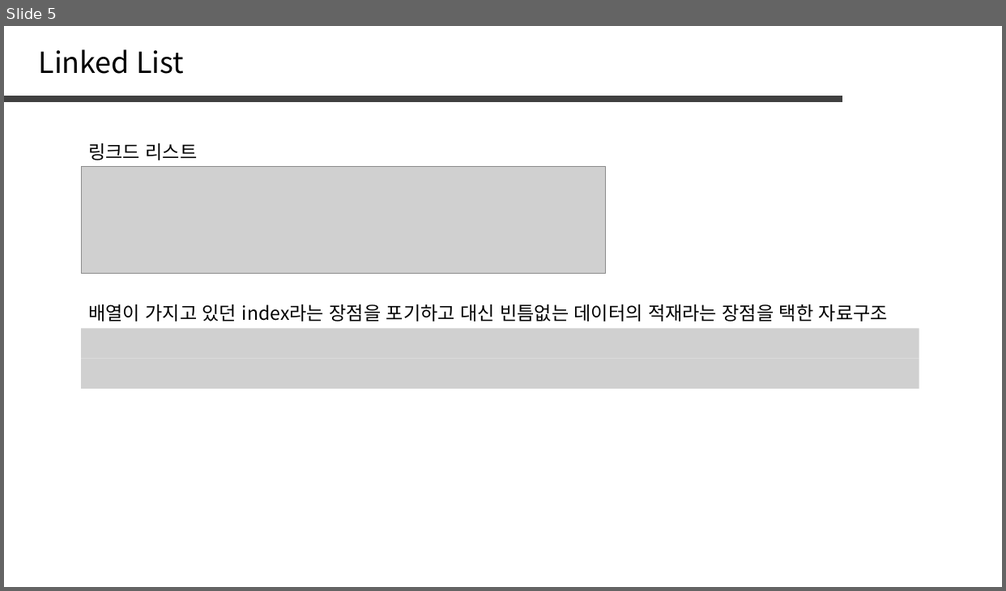
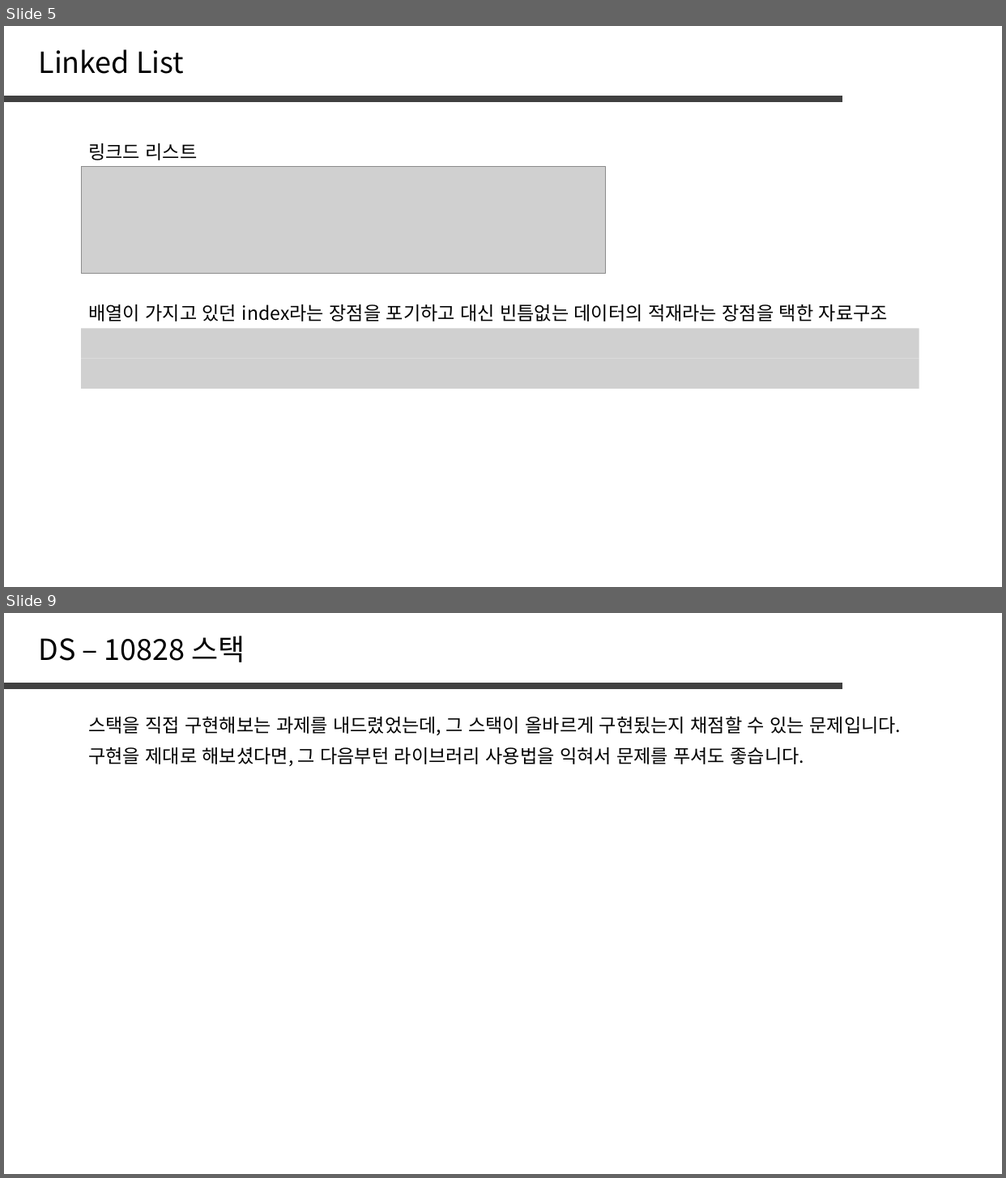
Before and after one commit to jaehoo1/PS-study, a slide deck: study/7_Stack, Queue, List.pptx. Shown one above the other, each under a label of ours: slide 5 before the commit, slides 5 and 9 after it; the slides between them are not shown. The pictures are 1006x591 and 1006x1178 pixels, drawn with LibreOffice and Linux fonts; fonts in the diff are those of the drawing; grey boxes stand for pictures. Boxes give left, top, right and bottom in pixels: in the first picture for what was removed or moved away, otherwise in the second. Text is boxed around its words. In the diff, an @@ line names an element or a change of style, - is before the commit and + after.

```diff
--- a/study/7_Stack, Queue, List.pptx
+++ b/study/7_Stack, Queue, List.pptx
@@ slide 9 added at [4,613,1002,1174], background #FFFFFF @@
@@ text added at [39,636,245,662], 28 pt, text #000000 @@
+DS – 10828 스택
@@ line added from (4, 686) to (842, 686), #404040 6 pt @@
@@ text added at [88,716,901,735], 18 pt, text #000000 @@
+스택을 직접 구현해보는 과제를 내드렸었는데, 그 스택이 올바르게 구현됬는지 채점할 수 있는 문제입니다.
@@ text added at [88,747,804,766], 18 pt, text #000000 @@
+구현을 제대로 해보셨다면, 그 다음부턴 라이브러리 사용법을 익혀서 문제를 푸셔도 좋습니다.
```
Also in this commit, not shown: 2 slides changed, 6 other slides added, 31 slides removed.
